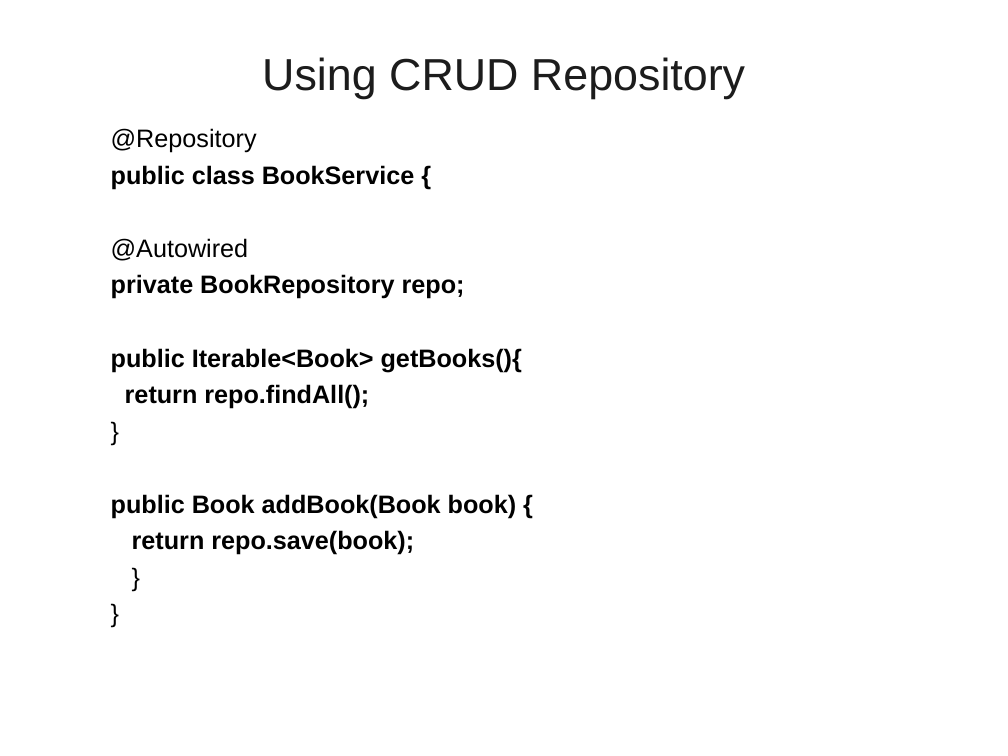
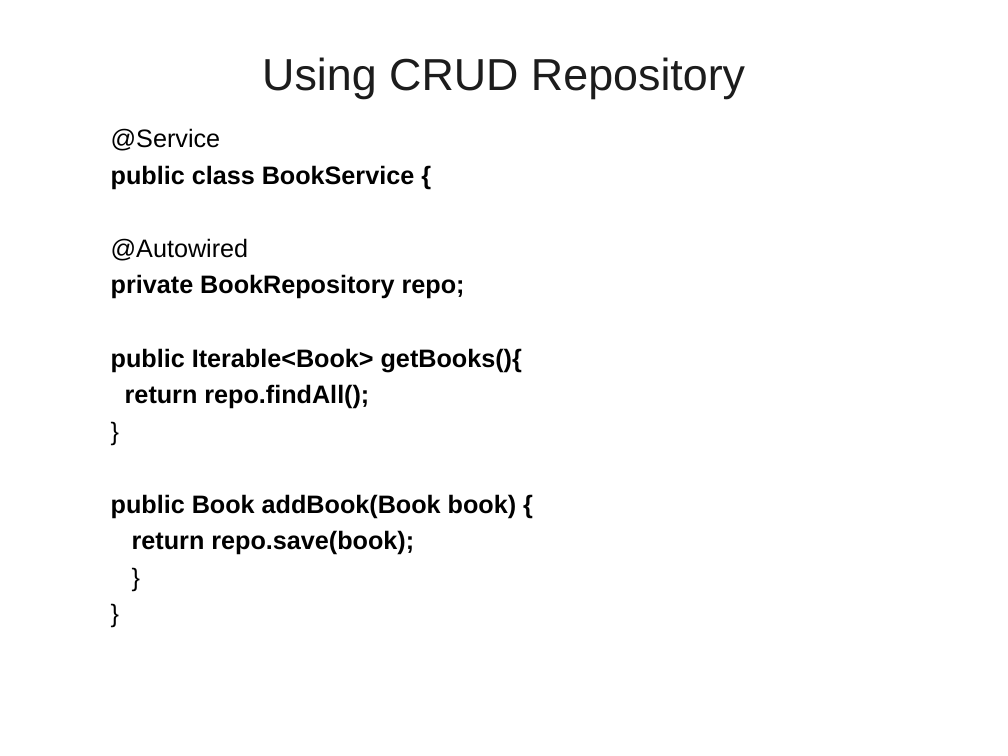
Before and after one commit to vatsanTraining/training_sept_2023, a slide deck: slide 29 of Spring_Aop_Jpa_Mvc.ppt. Drawn at 1008x756 pixels with LibreOffice and Linux fonts; fonts in the diff are those of the drawing; background and template pictures are left out. Boxes give left, top, right and bottom in pixels: in the first picture for what was removed or moved away, otherwise in the second. Text is boxed around its words. In the diff, an @@ line names an element or a change of style, - is before the commit and + after.

```diff
--- a/Spring_Aop_Jpa_Mvc.ppt
+++ b/Spring_Aop_Jpa_Mvc.ppt
@@ text at bbox=[111, 128, 221, 151]: text changed @@
-  @Repository
+  @Service
```
Also in this commit, not shown: 2 other files.
